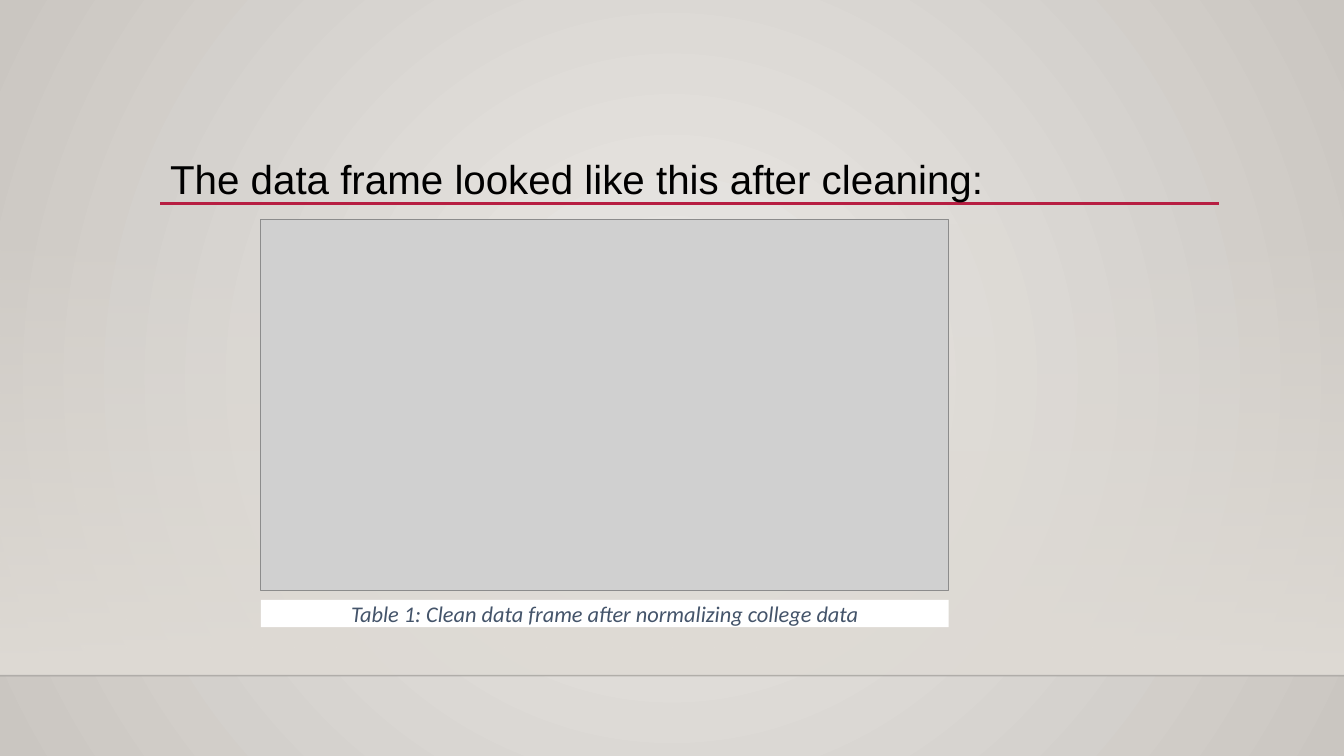
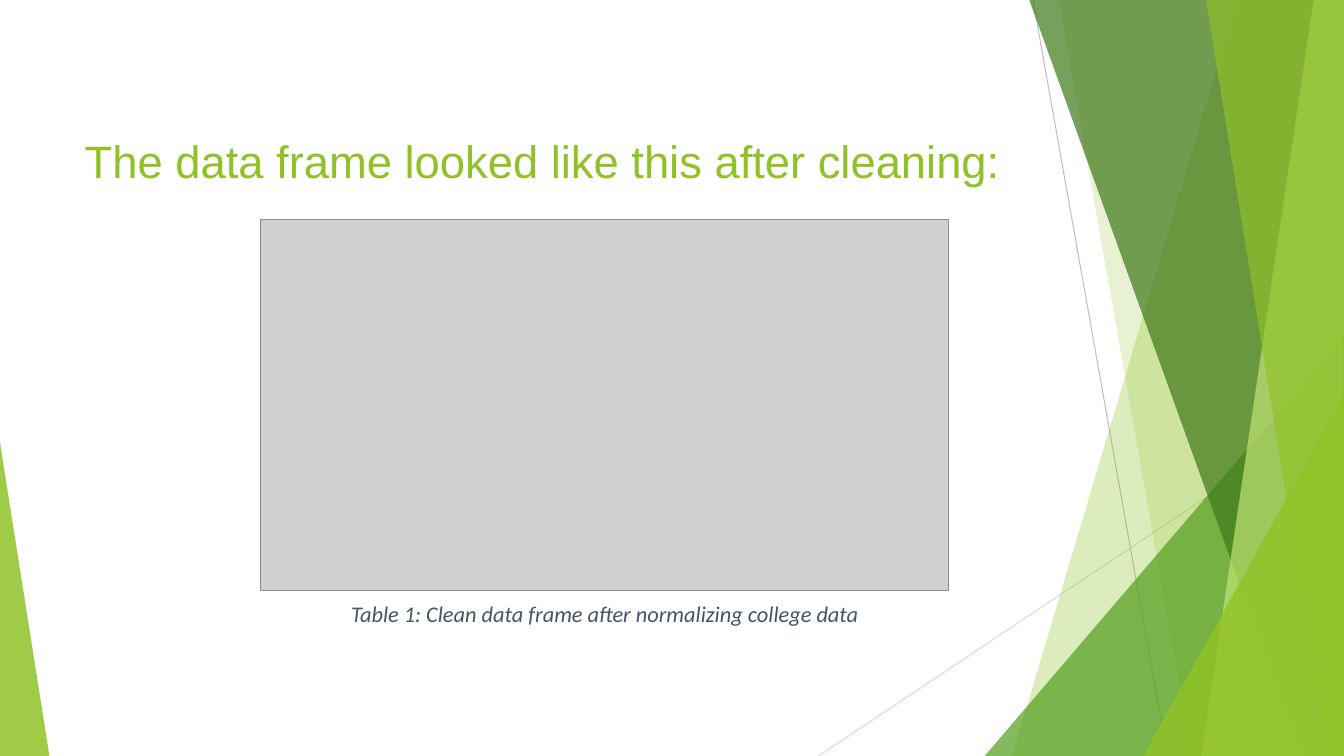
Before and after one commit to deepratnaawale/Capstone, a slide deck: slide 5 of Presentables/Clustering Colleges.pptx. Drawn at 1344x756 pixels with LibreOffice and Linux fonts; fonts in the diff are those of the drawing; grey boxes stand for pictures; background and template pictures are left out. Boxes give left, top, right and bottom in pixels: in the first picture for what was removed or moved away, otherwise in the second. Text is boxed around its words. In the diff, an @@ line names an element or a change of style, - is before the commit and + after.

```diff
--- a/Presentables/Clustering Colleges.pptx
+++ b/Presentables/Clustering Colleges.pptx
@@ background gradient #ECEAE7 to #CAC7C1 to #FFFFFF @@
@@ title "The data frame looked like ...": place and size @@
-title "The data frame looked like ..." at box(170, 164, 983, 202)
+title "The data frame looked like ..." at box(85, 145, 999, 187)
@@ title "The data frame looked like ..." at box(85, 145, 999, 187): size 28.8 to 32.4 pt, text colour #000000 to #90C226 @@
@@ line removed from (160, 204) to (1220, 204) @@
@@ rectangle removed at box(0, 223, 1344, 676) @@
@@ group added at box(0, 0, 1344, 756): 5 freeform shapes, 3 triangles, 2 lines @@
@@ text "Table 1: Clean data frame ..." rewrapped from box(261, 600, 950, 627) to box(351, 606, 859, 626) @@
@@ line removed from (0, 676) to (1344, 676) @@
```
Also in this commit, not shown: 11 other slides changed, 2 slides added, 1 other file.
